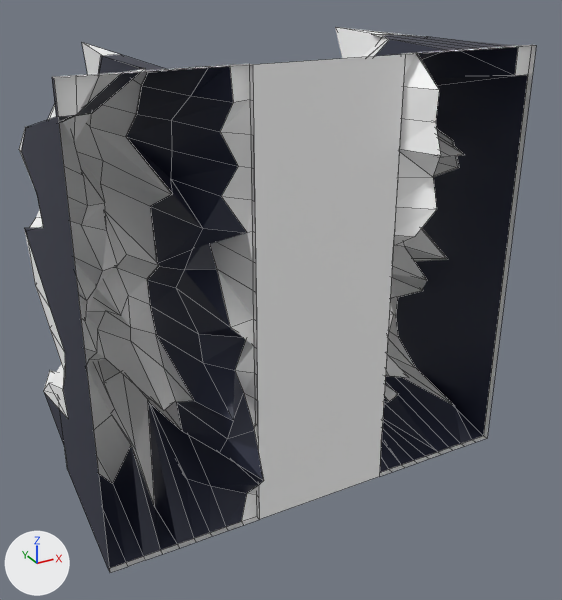
The Blender file Assets/World/SideMountains/GORY_4_4.blend: old version first, new version second.
Rendered twice from a camera (50 mm lens) standing at (-107.0, -265.0, 128.0) and looking at (48.0, 16.0, -12.0). The axes (+X, +Y, +Z) are drawn at lower left. The lights are the same throughout. Mesh edges are drawn as thin lines.

In view in the first picture: 'Landscape.021'.
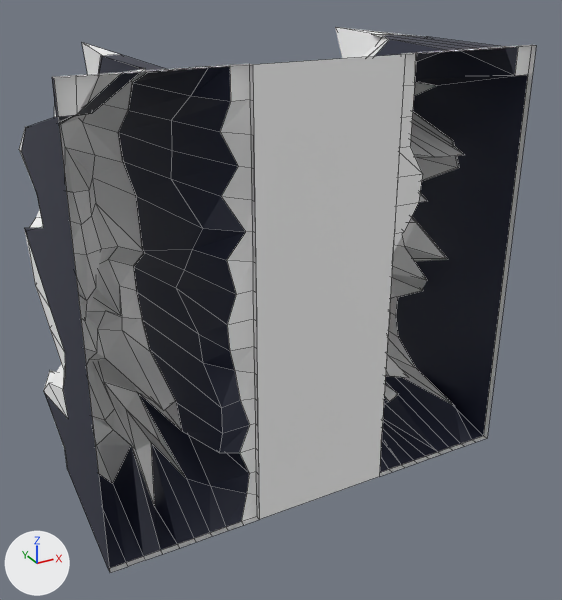
The newer file is also turned or shifted as a whole; pictures and numbers use the older file's frame.

The change, as a diff of the scene's bpy script:
```diff
--- a/Assets/World/SideMountains/GORY_4_4.blend.py
+++ b/Assets/World/SideMountains/GORY_4_4.blend.py
@@ me_landscape_021 @@
 # used by ob_landscape_021; location = (36.7, 0.0, 0.0)
-me_landscape_021.from_pydata(...)  # 505 vertices, 472 faces; spans x -90.0..96.0, y -53.0..115.0, z -83.0..98.0
-me_landscape_021.vertices[14].co = (46.0, -39.0, 52.0)  # pixel (433, 177)
-me_landscape_021.vertices[15].co = (46.0, -44.0, 41.0)  # pixel (436, 209)
-me_landscape_021.vertices[16].co = (39.0, -39.0, 30.0)  # pixel (414, 236)
-me_landscape_021.vertices[28].co = (40.0, -47.0, 86.0)  # pixel (439, 89)
-me_landscape_021.vertices[29].co = (40.0, -46.0, 75.0)  # pixel (435, 122)
-me_landscape_021.vertices[30].co = (40.0, -50.0, 64.0)  # pixel (440, 155)
-me_landscape_021.vertices[19].co = (35.0, -35.0, -4.0)  # pixel (393, 314)
+me_landscape_021.from_pydata(...)  # 505 vertices, 472 faces; spans x -90.0..96.0, y -35.0..115.0, z -83.0..98.0
+# me_landscape_021 part 1: 58 of 505 vertices moved; they spanned x -90.0..-27.0, y -53.0..61.0, z -71.0..86.0 and now span x -90.0..-30.0, y -33.0..73.0, z -66.0..86.0; mean shift (0.0, 12.0, -2.0); largest move (-48.0, -12.0, 52.0) -> (-48.0, 43.0, 52.0)
+# me_landscape_021 part 2
+me_landscape_021.vertices[14].co = (46.0, -33.0, 52.0)  # pixel (422, 173)
+me_landscape_021.vertices[15].co = (46.0, -33.0, 41.0)  # pixel (418, 202)
+me_landscape_021.vertices[16].co = (39.0, -33.0, 30.0)  # pixel (404, 231)
+me_landscape_021.vertices[28].co = (40.0, -33.0, 86.0)  # pixel (414, 84)
+me_landscape_021.vertices[29].co = (40.0, -33.0, 75.0)  # pixel (412, 116)
+me_landscape_021.vertices[30].co = (40.0, -33.0, 64.0)  # pixel (410, 146)
+# me_landscape_021 part 3
+me_landscape_021.vertices[19].co = (35.0, -33.0, -4.0)  # pixel (390, 312)
 me_landscape_021.materials.append(mat_material)
```

Location of each change, [x1, y1, x2, y2] in pixels of the pictures (562 x 600 px; the box of a moved part takes in the faces that stretch with it):
part 1 of me_landscape_021, moved or reshaped
    before: [48, 65, 264, 544]
    after: [51, 65, 256, 544]
part 2 of me_landscape_021, moved or reshaped
    before: [393, 53, 441, 246]
    after: [393, 53, 423, 252]
part 3 of me_landscape_021, moved or reshaped
    before: [388, 302, 393, 334]
    after: [388, 311, 390, 331]
